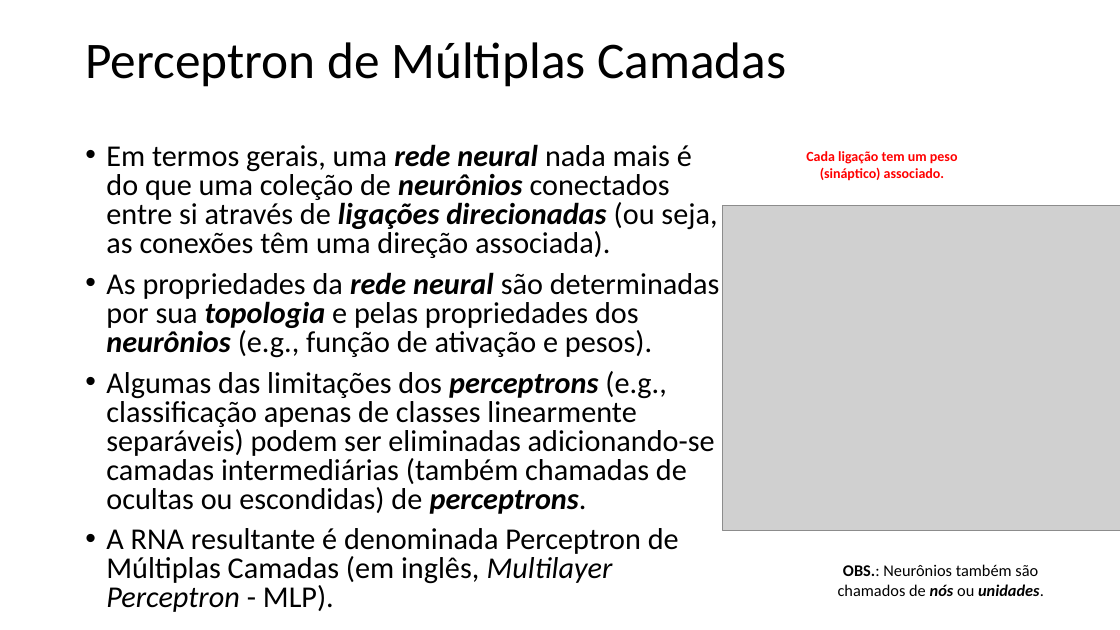
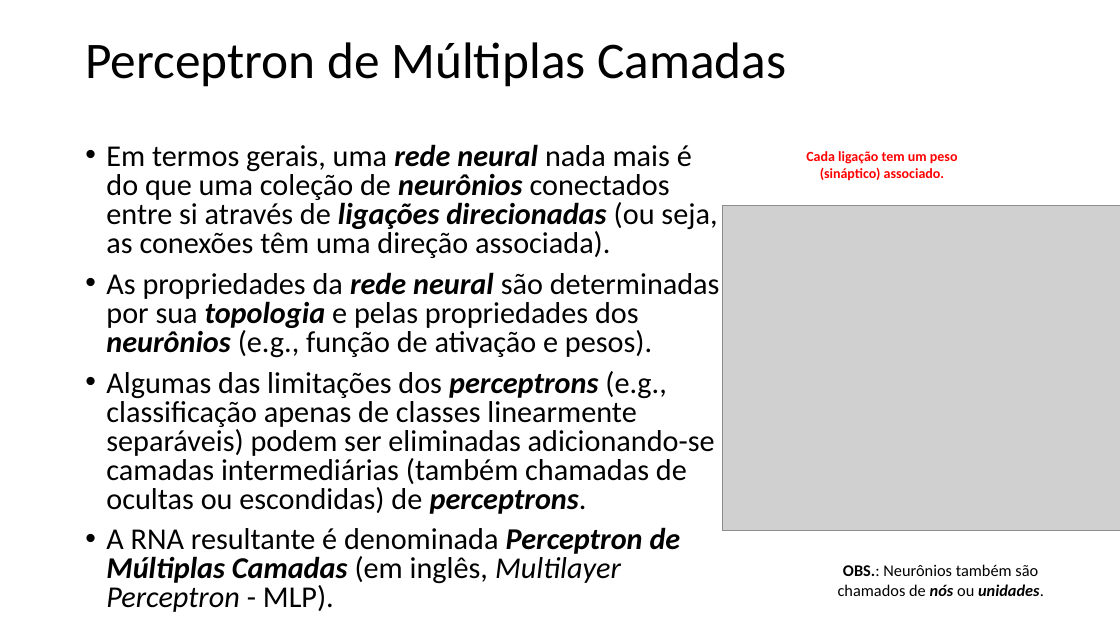
Before and after one commit to zz4fap/t320_aprendizado_de_maquina, a slide deck: slide 3 of slides/T320_Redes_Neurais_Artificiais (Parte II).pptx. Drawn at 1120x630 pixels with LibreOffice and Linux fonts; fonts in the diff are those of the drawing; grey boxes stand for pictures. Boxes give left, top, right and bottom in pixels: in the first picture for what was removed or moved away, otherwise in the second. Text is boxed around its words. In the diff, an @@ line names an element or a change of style, - is before the commit and + after.

```diff
--- a/slides/T320_Redes_Neurais_Artificiais (Parte II).pptx
+++ b/slides/T320_Redes_Neurais_Artificiais (Parte II).pptx
@@ text at <box>106,527,681,612</box>: bold on, italic on in "Perceptron de Múltiplas Camadas" @@
```
Also in this commit, not shown: 6 other slides changed, 3 other files.
